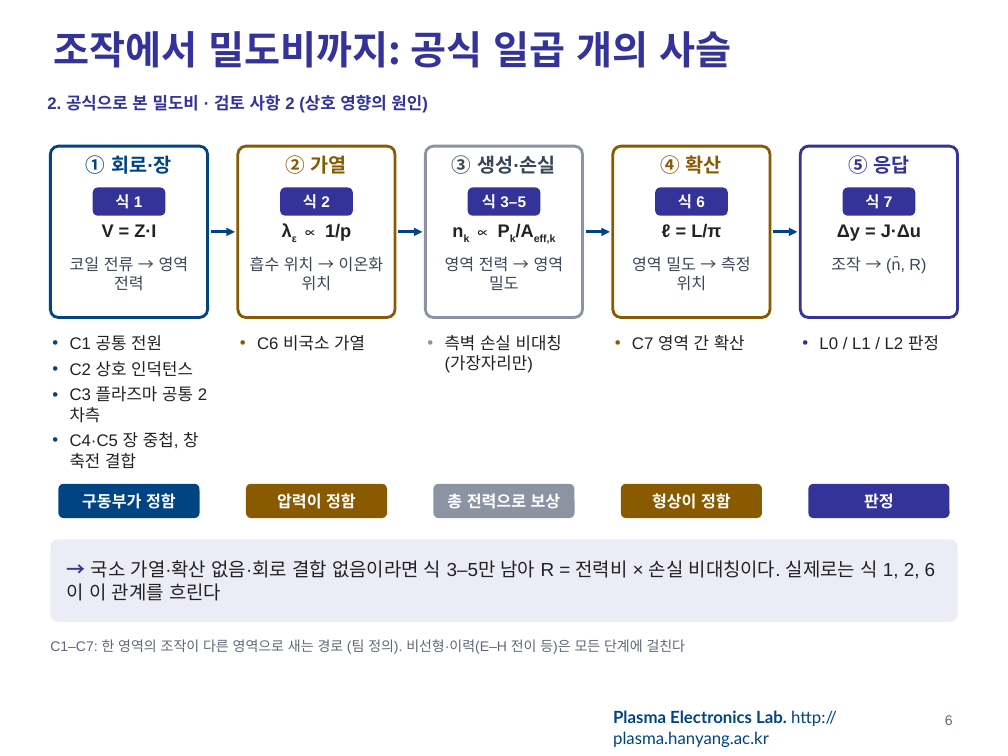
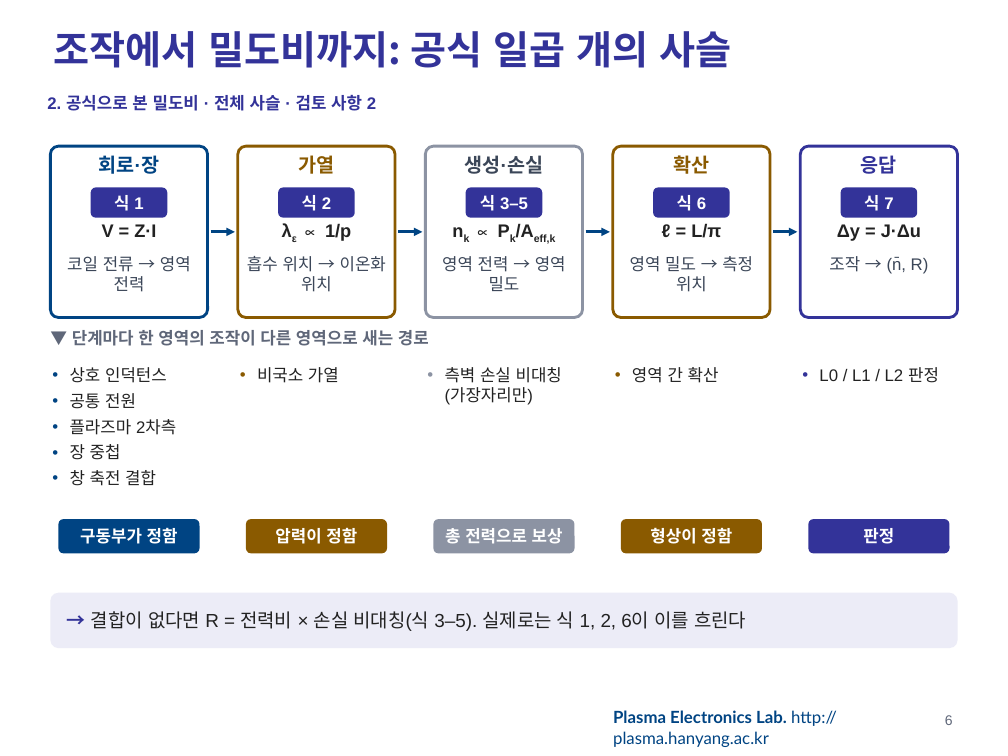
Before and after one commit to garlicjam-pyo/plasma, a slide deck: slide 6 of presentations/1차발표_최종.pptx. Drawn at 1008x756 pixels with LibreOffice and Linux fonts; fonts in the diff are those of the drawing; background and template pictures are left out. Boxes give left, top, right and bottom in pixels: in the first picture for what was removed or moved away, otherwise in the second. Text is boxed around its words. In the diff, an @@ line names an element or a change of style, - is before the commit and + after.

```diff
--- a/presentations/1차발표_최종.pptx
+++ b/presentations/1차발표_최종.pptx
@@ text at box(47, 95, 376, 111): text changed @@
-2. 공식으로 본 밀도비 · 검토 사항 2 (상호 영향의 원인)
+2. 공식으로 본 밀도비 · 전체 사슬 · 검토 사항 2
@@ text at box(99, 155, 160, 174): text changed @@
-① 회로·장
+회로·장
@@ text at box(298, 155, 334, 174): text changed @@
-② 가열
+가열
@@ text at box(465, 155, 544, 174): text changed @@
-③ 생성·손실
+생성·손실
@@ text at box(673, 155, 709, 174): text changed @@
-④ 확산
+확산
@@ text at box(861, 155, 897, 174): text changed @@
-⑤ 응답
+응답
@@ size 11 to 12 pt; proportions changed in 5 elements at box(278, 187, 355, 218), box(841, 187, 917, 218), box(91, 187, 167, 218), box(466, 187, 542, 218), box(653, 187, 730, 218) @@
@@ text added at box(72, 330, 429, 346), 12 pt, text #5F6779, bold @@
+▼ 단계마다 한 영역의 조작이 다른 영역으로 새는 경로
@@ text at box(70, 367, 176, 486): text changed @@
-• C1 공통 전원
-• C2 상호 인덕턴스
-• C3 플라즈마 공통 2차측
-• C4·C5 장 중첩, 창 축전 결합
+• 상호 인덕턴스
+• 공통 전원
+• 플라즈마 2차측
+• 장 중첩
+• 창 축전 결합
@@ text at box(257, 367, 339, 383): text changed @@
-• C6 비국소 가열
+• 비국소 가열
@@ text "측벽 손실 비대칭 (가장자리만)": place and size @@
-text "측벽 손실 비대칭 (가장자리만)" at box(445, 335, 562, 373)
+text "측벽 손실 비대칭 (가장자리만)" at box(445, 367, 562, 405)
@@ text at box(632, 367, 719, 383): text changed @@
-• C7 영역 간 확산
+• 영역 간 확산
@@ text "L0 / L1 / L2 ...": place and size @@
-text "L0 / L1 / L2 ..." at box(819, 335, 939, 351)
+text "L0 / L1 / L2 ..." at box(819, 367, 939, 383)
@@ size 11.5 to 12 pt in 10 elements at box(67, 256, 191, 292), box(247, 256, 386, 292), box(442, 256, 566, 291), box(630, 256, 753, 292), box(829, 256, 929, 274), box(58, 519, 200, 553), box(246, 519, 387, 553), box(433, 519, 575, 553), box(621, 519, 762, 553), box(808, 519, 950, 553) @@
@@ 5 rounded rectangles: place and size @@
-5 rounded rectangles at box(58, 484, 950, 518)
+5 rounded rectangles at box(58, 519, 950, 553)
@@ rounded rectangle "→ 결합이 없다면 R = ...": place and size @@
-rounded rectangle "→ 결합이 없다면 R = ..." at box(50, 539, 958, 622)
+rounded rectangle "→ 결합이 없다면 R = ..." at box(50, 593, 958, 648)
@@ rounded rectangle "→ 결합이 없다면 R = ..." at box(50, 593, 958, 648): proportions changed @@
@@ text in rounded rectangle at box(91, 611, 746, 631): text changed @@
-→ 국소 가열·확산 없음·회로 결합 없음이라면 식 3–5만 남아 R = 전력비 × 손실 비대칭이다. 실제로는 식 1, 2, 6이 이 관계를 흐린다
+→ 결합이 없다면 R = 전력비 × 손실 비대칭(식 3–5). 실제로는 식 1, 2, 6이 이를 흐린다
@@ text removed at box(50, 639, 686, 654) @@
-C1–C7: 한 영역의 조작이 다른 영역으로 새는 경로 (팀 정의). 비선형·이력(E–H 전이 등)은 모든 단계에 걸친다
```
Also in this commit, not shown: 34 other slides changed, 3 other files.
